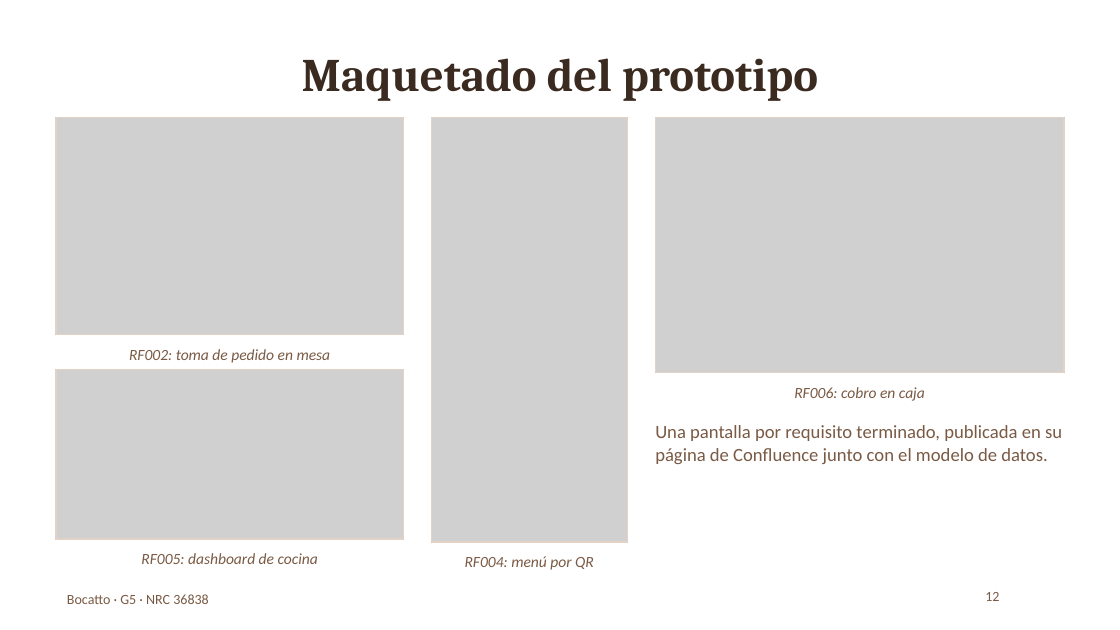
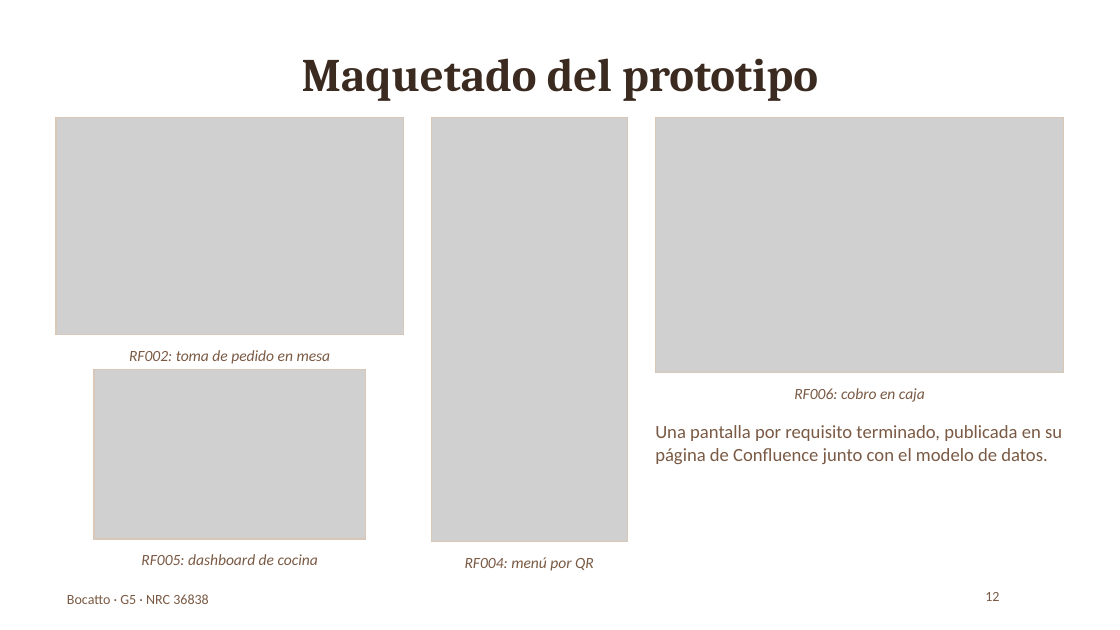
Before and after one commit to Ricardo-lainez/RicardoLainez36838_G5_ADSW, a slide deck: slide 12 of Informe final/Presentacion_SegundoParcial_Bocatto_G5.pptx. Drawn at 1120x630 pixels with LibreOffice and Linux fonts; fonts in the diff are those of the drawing; grey boxes stand for pictures; background and template pictures are left out. Boxes give left, top, right and bottom in pixels: in the first picture for what was removed or moved away, otherwise in the second. Text is boxed around its words. In the diff, an @@ line names an element or a change of style, - is before the commit and + after.

```diff
--- a/Informe final/Presentacion_SegundoParcial_Bocatto_G5.pptx
+++ b/Informe final/Presentacion_SegundoParcial_Bocatto_G5.pptx
@@ picture: place and size @@
-picture at [56, 370, 403, 539]
+picture at [94, 370, 365, 539]
@@ rectangle: place and size @@
-rectangle at [56, 370, 403, 539]
+rectangle at [94, 370, 365, 539]
@@ rectangle at [94, 370, 365, 539]: outline #E3D3C6 0.75 pt to #D9C7B8 0.75 pt @@
```
Also in this commit, not shown: 6 other slides changed, 11 other files.
